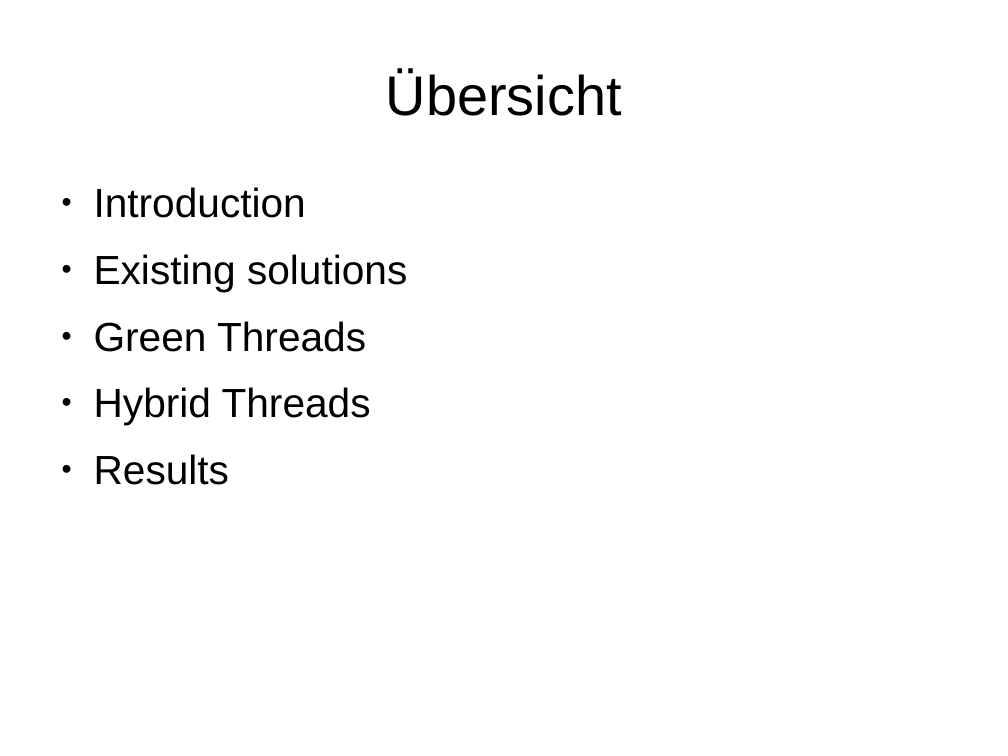
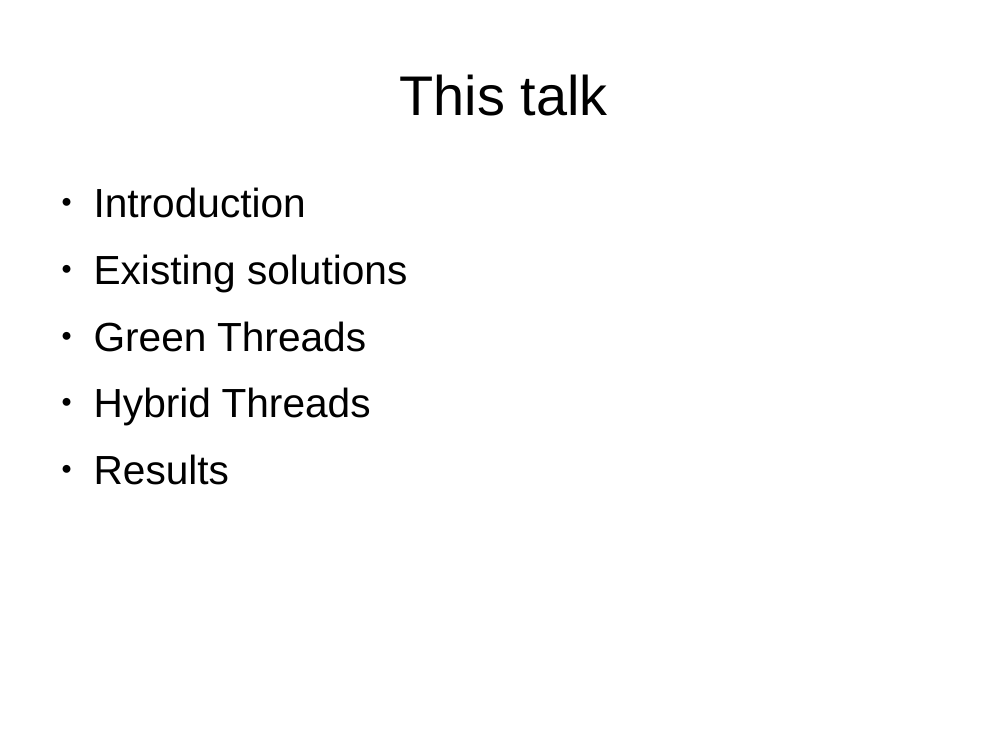
Before and after one commit to niner/talks, a slide deck: slide 2 of Threading in Parrot/Präsentation.odp. Drawn at 1008x756 pixels with LibreOffice and Linux fonts; fonts in the diff are those of the drawing. Boxes give left, top, right and bottom in pixels: in the first picture for what was removed or moved away, otherwise in the second. Text is boxed around its words. In the diff, an @@ line names an element or a change of style, - is before the commit and + after.

```diff
--- a/Threading in Parrot/Präsentation.odp
+++ b/Threading in Parrot/Präsentation.odp
@@ title at (400, 74, 608, 116): text changed @@
-Übersicht
+This talk
```
Also in this commit, not shown: 6 other slides changed, 5 slides added, 3 slides removed, 3 other files.
